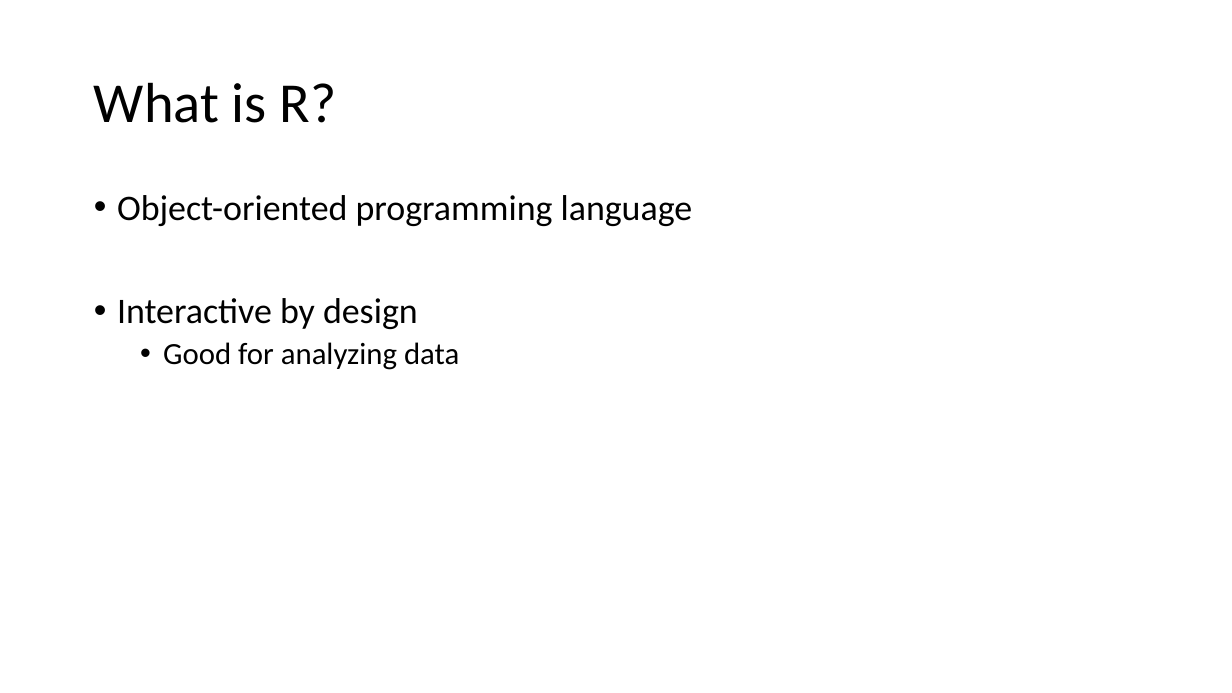
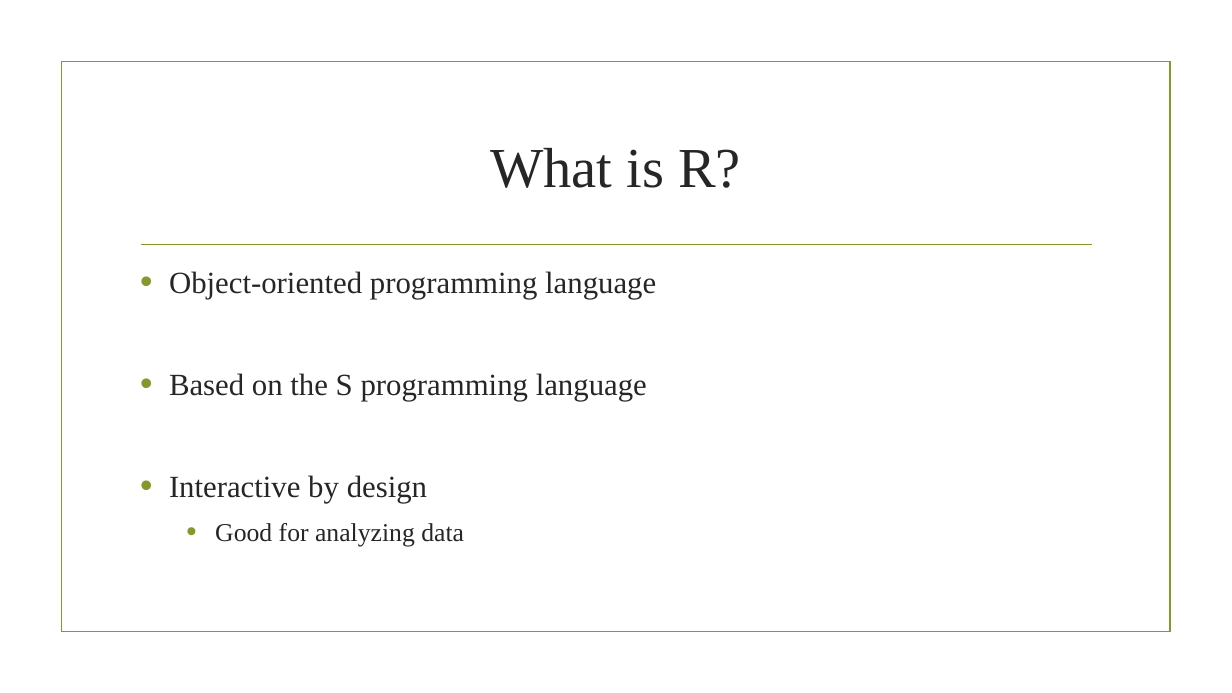
Before and after one commit to jstinzi/R-UNM-Biology-Workshop, a slide deck: slide 2 of Beginner Workshop/Introductory Concepts in R.pptx. Drawn at 1232x693 pixels with LibreOffice and Linux fonts; fonts in the diff are those of the drawing; background and template pictures are left out. Boxes give left, top, right and bottom in pixels: in the first picture for what was removed or moved away, otherwise in the second. Text is boxed around its words. In the diff, an @@ line names an element or a change of style, - is before the commit and + after.

```diff
--- a/Beginner Workshop/Introductory Concepts in R.pptx
+++ b/Beginner Workshop/Introductory Concepts in R.pptx
@@ rectangle added at (x1=61, y1=62, x2=1170, y2=632), outline #83992A 1.25 pt @@
@@ title "What is R?" moved from (x1=94, y1=82, x2=337, y2=123) to (x1=490, y1=148, x2=741, y2=188) @@
@@ title "What is R?" at (x1=490, y1=148, x2=741, y2=188): font Calibri to Times New Roman, text colour #000000 to #262626; alignment left to centre; line spacing 0.9 to 1 @@
@@ text "Object-oriented programming language" moved from (x1=117, y1=195, x2=693, y2=370) to (x1=169, y1=271, x2=656, y2=547) @@
@@ line added from (141, 245) to (1092, 245), #83992A 1.25 pt @@
@@ text at (x1=169, y1=271, x2=656, y2=547): size 28 to 24 pt in "Object-oriented programming language", "Interactive by design"; font Calibri to Times New Roman, text colour #000000 to #262626 in "Object-oriented programming language", "Interactive by design", "Good for analyzing data"; size 24 to 20 pt in "Good for analyzing data"; indent changed; line spacing 0.9 to 1; more space between paragraphs @@
@@ text at (x1=169, y1=373, x2=647, y2=401): paragraph added @@
+• Based on the S programming language
```
Also in this commit, not shown: 8 other slides changed, 1 slide added, 1 slide removed, 2 other files.
